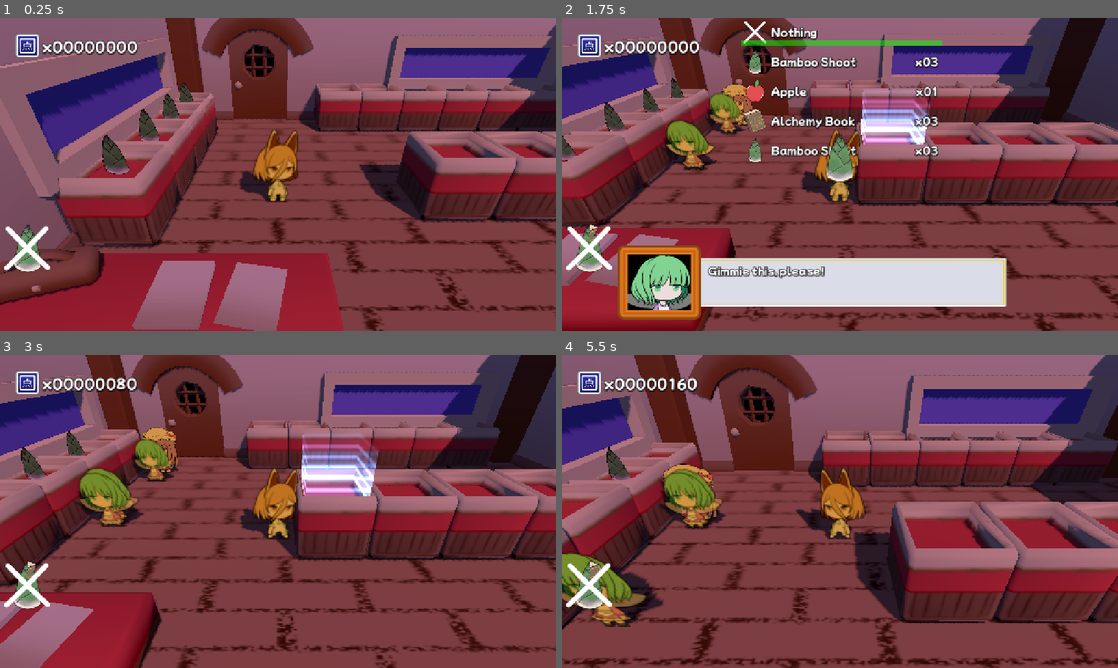
Above: before the commit, frames 1-4 (two rows, left to right).
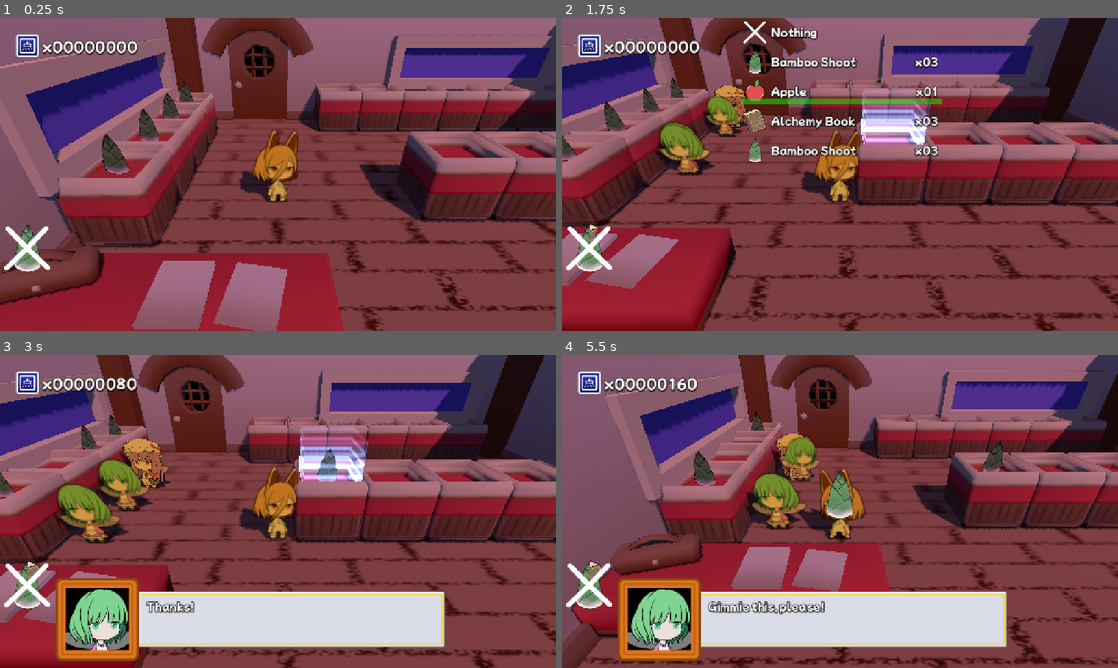
Above: after the commit, the same moments.

Repository: kumapauz/touhou-jam-17
Game: Godot game, scene res://scenes/Store.tscn
The game is run twice, just before and just after one commit, with the same random seed, the same clock (stepped at 60 frames per second) and the same inputs. The engine's default icon, where the game draws it, is replaced by a stand-in: a white triangle on a blue panel in a dark square.
Inputs:
- Up to frame 1 (0.25 s): no input
- Up to frame 2 (1.75 s): tap Enter (pause) at 0.5 s; hold D (right) 0.53-1.28 s; tap O (confirm) at 0.6, 1.35 s; hold S (down) from 1.28 s (still down)
- Up to frame 3 (3 s): release S (down) at 2.03 s; hold D (right) 2.03-2.78 s; tap O (confirm) at 2.1, 2.85 s; hold W (up) from 2.78 s (still down)
- Up to frame 4 (5.5 s): release W (up) at 3.53 s; hold A (left) 3.53-5.03 s; tap O (confirm) at 3.6, 4.35, 5.1 s; hold S (down) from 5.03 s (still down)

The runs differ from the first frame. In frame 1, less than 0.1% of the frame differs, in the area x 18-35%, y 20-50%; in frame 2, 16%; in frame 3, 49%; in frame 4, 75%, in the area x 0-100%, y 0-100%.

Commit message:
Adjust Inventory Menu Scrolling

Diff:
--- a/project/t-17-jam/resource/npcs/fairy.tres
+++ b/project/t-17-jam/resource/npcs/fairy.tres
@@ -43,5 +43,5 @@
 name = "Fairy"
 sprite_frames = SubResource("SpriteFrames_gii7t")
 expressions = Array[Texture2D]([ExtResource("3_4ax3m")])
-inquiry_quotes = PackedStringArray("Gimmie this, please!", "Ooh, I want it!")
+inquiry_quotes = PackedStringArray("Gimmie this, please!", "Ooh, I want this!")
 purchase_quotes = PackedStringArray("Thanks!", "Yay!")
--- a/project/t-17-jam/scenes/Store.tscn
+++ b/project/t-17-jam/scenes/Store.tscn
@@ -276,21 +276,18 @@
 
 [node name="Store" type="Node3D" unique_id=602147578]
 
-[node name="Prefabs" type="Node3D" parent="." unique_id=393200098]
-
-[node name="Player" parent="Prefabs" unique_id=2146991704 instance=ExtResource("1_ayu48")]
+[node name="Player" type="Node3D" parent="." unique_id=393200098]
+
+[node name="Player" parent="Player" unique_id=2146991704 instance=ExtResource("1_ayu48")]
 transform = Transform3D(1, 0, 0, 0, 1, 0, 0, 0, 1, -7, 0, 0)
 
-[node name="Camera3D" type="Camera3D" parent="Prefabs" unique_id=1311168993 node_paths=PackedStringArray("player")]
+[node name="Camera3D" type="Camera3D" parent="Player" unique_id=1311168993 node_paths=PackedStringArray("player")]
 transform = Transform3D(1, 0, 0, 0, 0.8660254, 0.5, 0, -0.5, 0.8660254, 0, 5, 5)
 fov = 60.0
 far = 1000.0
 script = ExtResource("2_egai5")
 player = NodePath("../Player")
 distance = 8.0
-
-[node name="Inventory" parent="Prefabs" unique_id=576772133 instance=ExtResource("3_126te")]
-items = Array[ExtResource("4_6hsdf")]([ExtResource("6_126te"), ExtResource("4_xdmv4"), ExtResource("5_xlrfv"), ExtResource("6_126te"), ExtResource("5_xlrfv"), ExtResource("5_xlrfv"), ExtResource("6_126te")])
 
 [node name="Room" type="Node3D" parent="." unique_id=785936400]
 
@@ -430,19 +427,31 @@
 [node name="NPCParent" type="Node3D" parent="NPCManager" unique_id=351537189]
 transform = Transform3D(1, 0, 0, 0, 1, 0, 0, 0, 1, 3, 0, 0)
 
-[node name="Status" type="Control" parent="." unique_id=1391030701 node_paths=PackedStringArray("npc_manager", "money_label", "time_bar")]
+[node name="Interface" type="Control" parent="." unique_id=999254231]
 layout_mode = 3
 anchors_preset = 15
 anchor_right = 1.0
 anchor_bottom = 1.0
 grow_horizontal = 2
 grow_vertical = 2
+
+[node name="Inventory" parent="Interface" unique_id=576772133 instance=ExtResource("3_126te")]
+layout_mode = 1
+items = Array[ExtResource("4_6hsdf")]([ExtResource("6_126te"), ExtResource("4_xdmv4"), ExtResource("5_xlrfv"), ExtResource("6_126te"), ExtResource("5_xlrfv"), ExtResource("5_xlrfv"), ExtResource("6_126te")])
+
+[node name="Status" type="Control" parent="Interface" unique_id=1391030701 node_paths=PackedStringArray("npc_manager", "money_label", "time_bar")]
+layout_mode = 1
+anchors_preset = 15
+anchor_right = 1.0
+anchor_bottom = 1.0
+grow_horizontal = 2
+grow_vertical = 2
 script = ExtResource("11_23q52")
-npc_manager = NodePath("../NPCManager")
+npc_manager = NodePath("../../NPCManager")
 money_label = NodePath("Money/Money")
 time_bar = NodePath("Time")
 
-[node name="Money" type="HBoxContainer" parent="Status" unique_id=399891086]
+[node name="Money" type="HBoxContainer" parent="Interface/Status" unique_id=399891086]
 layout_mode = 1
 offset_left = 32.0
 offset_top = 32.0
@@ -450,16 +459,16 @@
 offset_bottom = 96.0
 theme_override_constants/separation = 0
 
-[node name="Texture" type="TextureRect" parent="Status/Money" unique_id=974145537]
+[node name="Texture" type="TextureRect" parent="Interface/Status/Money" unique_id=974145537]
 layout_mode = 2
 texture = ExtResource("14_7lbio")
 
-[node name="Money" type="Label" parent="Status/Money" unique_id=1424785077]
+[node name="Money" type="Label" parent="Interface/Status/Money" unique_id=1424785077]
 layout_mode = 2
 text = "100"
 label_settings = ExtResource("15_0f76r")
 
-[node name="Time" type="TextureProgressBar" parent="Status" unique_id=285689092]
+[node name="Time" type="TextureProgressBar" parent="Interface/Status" unique_id=285689092]
 layout_mode = 1
 anchors_preset = 2
 anchor_top = 1.0
@@ -474,8 +483,8 @@
 texture_over = ExtResource("13_23q52")
 texture_progress = ExtResource("14_7ftef")
 
-[node name="Dialog" type="Control" parent="." unique_id=1525328914 node_paths=PackedStringArray("item", "speaker_frame", "speaker", "dialog_label", "confirm_animator", "dialog_animator")]
-layout_mode = 3
+[node name="Dialog" type="Control" parent="Interface" unique_id=1525328914 node_paths=PackedStringArray("item", "speaker_frame", "speaker", "dialog_label", "confirm_animator", "dialog_animator")]
+layout_mode = 1
 anchors_preset = 15
 anchor_right = 1.0
 anchor_bottom = 1.0
@@ -489,7 +498,7 @@
 confirm_animator = NodePath("ButtonAnimationPlayer")
 dialog_animator = NodePath("DialogAnimationPlayer")
 
-[node name="Item" type="TextureRect" parent="Dialog" unique_id=1197336043]
+[node name="Item" type="TextureRect" parent="Interface/Dialog" unique_id=1197336043]
 visible = false
 layout_mode = 1
 anchors_preset = 8
@@ -507,7 +516,7 @@
 expand_mode = 3
 stretch_mode = 5
 
-[node name="DialogBox" type="Control" parent="Dialog" unique_id=22392932]
+[node name="DialogBox" type="Control" parent="Interface/Dialog" unique_id=22392932]
 layout_mode = 1
 anchors_preset = 7
 anchor_left = 0.5
@@ -522,7 +531,7 @@
 grow_vertical = 0
 offset_transform_enabled = true
 
-[node name="DialogBox" type="NinePatchRect" parent="Dialog/DialogBox" unique_id=945388682]
+[node name="DialogBox" type="NinePatchRect" parent="Interface/Dialog/DialogBox" unique_id=945388682]
 layout_mode = 1
 anchors_preset = 15
 anchor_right = 1.0
@@ -535,7 +544,7 @@
 patch_margin_right = 16
 patch_margin_bottom = 16
 
-[node name="Label" type="Label" parent="Dialog/DialogBox" unique_id=1714195081]
+[node name="Label" type="Label" parent="Interface/Dialog/DialogBox" unique_id=1714195081]
 layout_mode = 1
 anchors_preset = 13
 anchor_left = 0.5
@@ -550,7 +559,7 @@
 text = "I want to buy this, please!"
 label_settings = ExtResource("11_hq1qq")
 
-[node name="Frame" type="TextureRect" parent="Dialog/DialogBox" unique_id=1496109157]
+[node name="Frame" type="TextureRect" parent="Interface/Dialog/DialogBox" unique_id=1496109157]
 self_modulate = Color(0.8833384, 0.46531957, 0.11210861, 1)
 layout_mode = 1
 anchors_preset = 4
@@ -565,7 +574,7 @@
 expand_mode = 3
 stretch_mode = 5
 
-[node name="Background" type="ColorRect" parent="Dialog/DialogBox/Frame" unique_id=409804944]
+[node name="Background" type="ColorRect" parent="Interface/Dialog/DialogBox/Frame" unique_id=409804944]
 self_modulate = Color(0, 0, 0, 1)
 show_behind_parent = true
 clip_children = 2
@@ -580,7 +589,7 @@
 grow_horizontal = 2
 grow_vertical = 2
 
-[node name="Speaker" type="TextureRect" parent="Dialog/DialogBox/Frame/Background" unique_id=1494724381]
+[node name="Speaker" type="TextureRect" parent="Interface/Dialog/DialogBox/Frame/Background" unique_id=1494724381]
 layout_mode = 1
 anchors_preset = 15
 anchor_right = 1.0
@@ -594,7 +603,7 @@
 texture = ExtResource("22_npagv")
 stretch_mode = 5
 
-[node name="Confirm" type="TextureRect" parent="Dialog/DialogBox" unique_id=571352132]
+[node name="Confirm" type="TextureRect" parent="Interface/Dialog/DialogBox" unique_id=571352132]
 layout_mode = 1
 anchors_preset = 3
 anchor_left = 1.0
@@ -612,12 +621,12 @@
 expand_mode = 1
 stretch_mode = 5
 
-[node name="ButtonAnimationPlayer" type="AnimationPlayer" parent="Dialog" unique_id=1676693910]
+[node name="ButtonAnimationPlayer" type="AnimationPlayer" parent="Interface/Dialog" unique_id=1676693910]
 libraries/ = SubResource("AnimationLibrary_oqdy7")
 autoplay = &"init"
 next/show = &"loop"
 
-[node name="DialogAnimationPlayer" type="AnimationPlayer" parent="Dialog" unique_id=1933455259]
+[node name="DialogAnimationPlayer" type="AnimationPlayer" parent="Interface/Dialog" unique_id=1933455259]
 libraries/ = SubResource("AnimationLibrary_dxwqf")
 autoplay = &"init"
 
@@ -625,5 +634,5 @@
 stream = ExtResource("17_deuux")
 autoplay = true
 
-[connection signal="day_finished" from="Status" to="NPCManager" method="on_store_closed"]
-[connection signal="day_started" from="Status" to="NPCManager" method="on_store_opened"]
+[connection signal="day_finished" from="Interface/Status" to="NPCManager" method="on_store_closed"]
+[connection signal="day_started" from="Interface/Status" to="NPCManager" method="on_store_opened"]
--- a/project/t-17-jam/scenes/prefab/ItemHolder.tscn
+++ b/project/t-17-jam/scenes/prefab/ItemHolder.tscn
@@ -32,7 +32,7 @@
 offset = Vector2(-64, 0)
 shaded = true
 double_sided = false
-alpha_cut = 1
+alpha_cut = 2
 texture = ExtResource("2_t1ah2")
 
 [node name="Decal" type="Decal" parent="Sprite3D" unique_id=443197619]
--- a/project/t-17-jam/scripts/gameplay/npc_controller.gd
+++ b/project/t-17-jam/scripts/gameplay/npc_controller.gd
@@ -27,6 +27,7 @@
 		return
 
 	if DialogManager.instance.is_dialog_active:
+		sprite.play("idle")
 		# Pause when dialog is active (also includes haggling)
 		return
 
@@ -73,6 +74,10 @@
 			set_path(_manager.get_exit_path(self))
 
 func calculate_purchase_chance() -> float:
+	if InventoryManager.instance.is_menu_active:
+		# Don't buy anything while player is re-stocking stuff
+		return 0.0
+
 	if !is_instance_valid(_target_holder) || !_target_holder.has_item():
 		return 0.0
 
--- a/project/t-17-jam/scripts/interface/inventory_manager.gd
+++ b/project/t-17-jam/scripts/interface/inventory_manager.gd
@@ -24,6 +24,9 @@
 var is_menu_active: bool
 ## Tracks the configuration of the current menu popup.
 var current_settings: MenuSettings
+var _input_scroll: float
+var _held_input: int
+const INPUT_SCROLL_LENGTH: float = 0.12
 
 func _enter_tree() -> void:
 	instance = self
@@ -33,11 +36,11 @@
 		if child is InventoryItem:
 			_menu_items.append(child)
 
-func _process(_delta: float) -> void:
+func _process(delta: float) -> void:
 	if process_inputs:
-		process_menu()
+		process_menu(delta)
 
-func process_menu() -> void:
+func process_menu(delta: float) -> void:
 	if current_settings.allow_cancel && Input.is_action_just_pressed("cancel"):
 		hide_menu()
 		return
@@ -45,12 +48,20 @@
 	if Input.is_action_just_pressed("confirm"):
 		select_item()
 
-	if Input.is_action_just_pressed("up"):
-		scroll_selection(-1)
-	elif Input.is_action_just_pressed("down"):
-		scroll_selection(1)
+	var input: int = sign(Input.get_axis("up", "down"))
+	if _held_input != input:
+		_held_input = input
+		scroll_selection(input)
+	else:
+		_input_scroll = move_toward(_input_scroll, 0, delta)
+		if input != 0 && is_zero_approx(_input_scroll):
+			scroll_selection(input)
 
 func scroll_selection(dir: int) -> void:
+	if dir == 0:
+		return
+
+	_input_scroll = INPUT_SCROLL_LENGTH
 	var item_count: int = _visible_items.size()
 	item_selection += dir
 	var scroll_dir: int = 0
